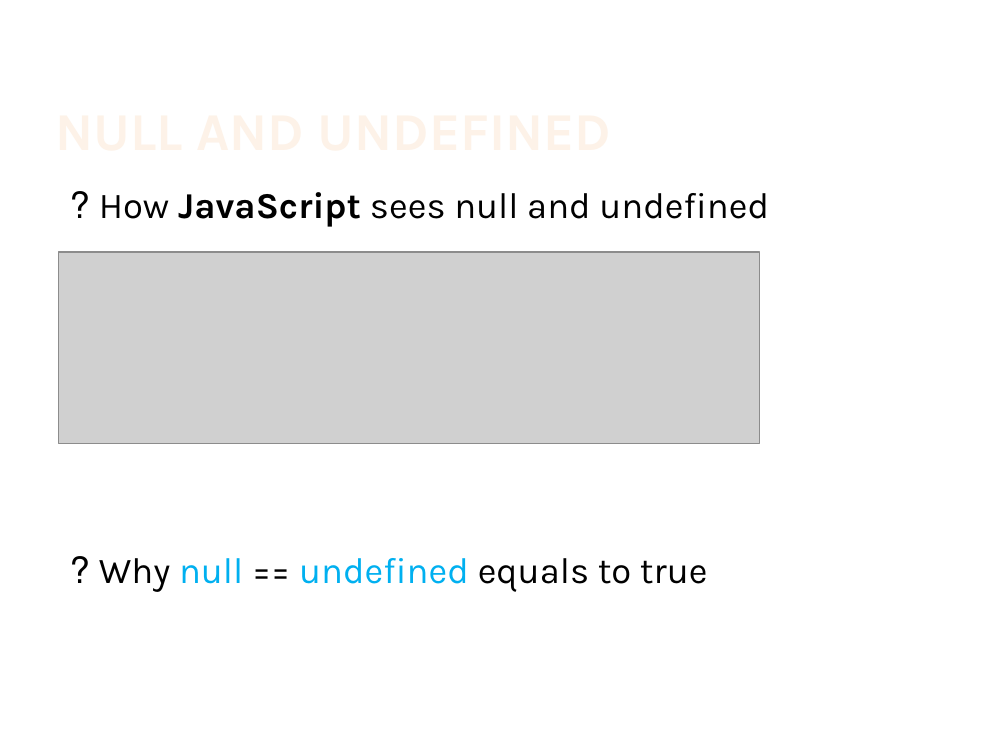
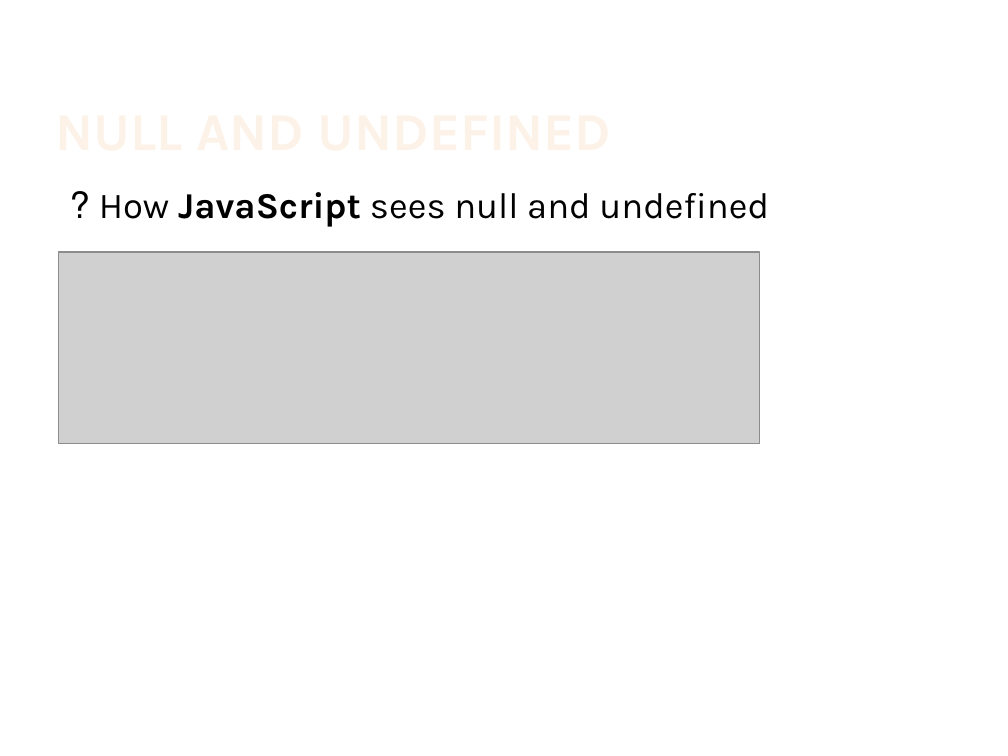
Before and after one commit to IsraelZablianov/TypeScript-Course, a slide deck: slide 19 of Advanced Es6 & TypeScript.pptx. Drawn at 1008x756 pixels with LibreOffice and Linux fonts; fonts in the diff are those of the drawing; grey boxes stand for pictures; background and template pictures are left out. Boxes give left, top, right and bottom in pixels: in the first picture for what was removed or moved away, otherwise in the second. Text is boxed around its words. In the diff, an @@ line names an element or a change of style, - is before the commit and + after.

```diff
--- a/Advanced Es6 & TypeScript.pptx
+++ b/Advanced Es6 & TypeScript.pptx
@@ text at <box>99,558,708,592</box>: paragraph removed @@
-Why null == undefined equals to true ?
```
Also in this commit, not shown: 4 other slides changed, 3 slides removed.
